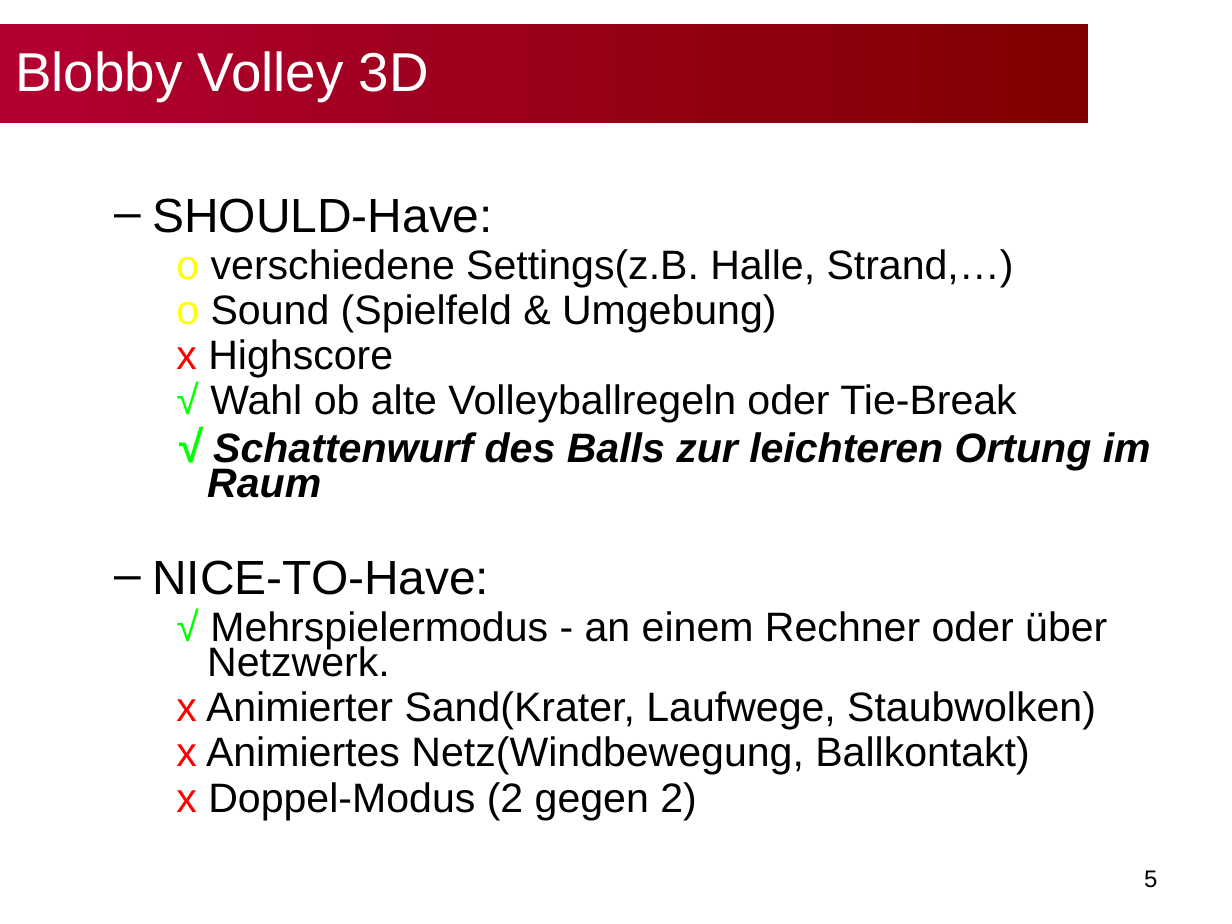
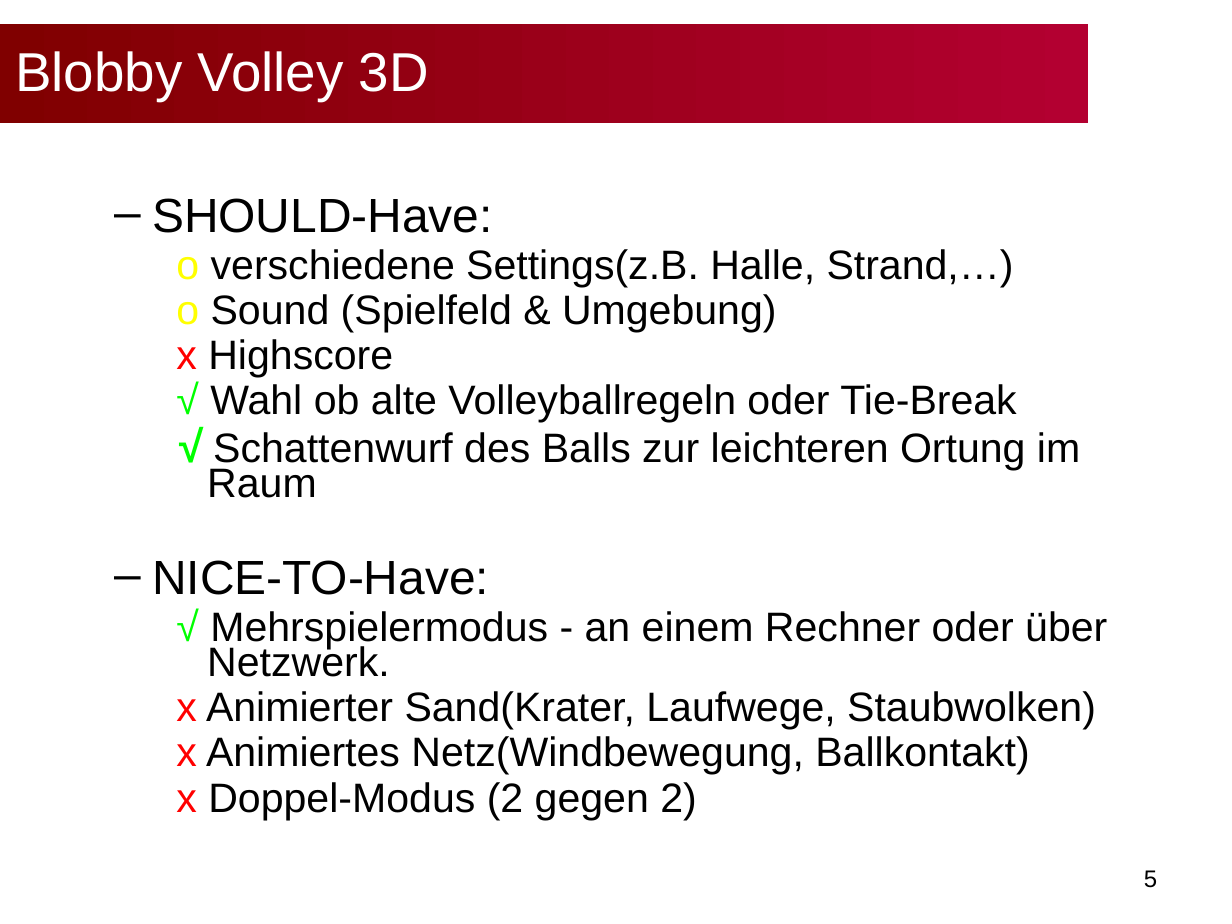
Before and after one commit to bwasty/blobby-volley-3d, a slide deck: slide 5 of Präsentationen/Slides-Abschlusspräsentation.ppt. Drawn at 1232x924 pixels with LibreOffice and Linux fonts; fonts in the diff are those of the drawing; background and template pictures are left out. Boxes give left, top, right and bottom in pixels: in the first picture for what was removed or moved away, otherwise in the second. Text is boxed around its words. In the diff, an @@ line names an element or a change of style, - is before the commit and + after.

Commit message:
- some small adjustments (mainly formatting)

```diff
--- a/Präsentationen/Slides-Abschlusspräsentation.ppt
+++ b/Präsentationen/Slides-Abschlusspräsentation.ppt
@@ rectangle "Blobby Volley 3D" at (x1=0, y1=25, x2=1088, y2=123): fill gradient #800000 to #B30031 to gradient #B30031 to #800000 @@
@@ text at (x1=152, y1=198, x2=1080, y2=595): bold off, italic off in "Schattenwurf des Balls zur leichteren Ortung im ..."; indent changed @@
```
Also in this commit, not shown: 10 other slides changed.
